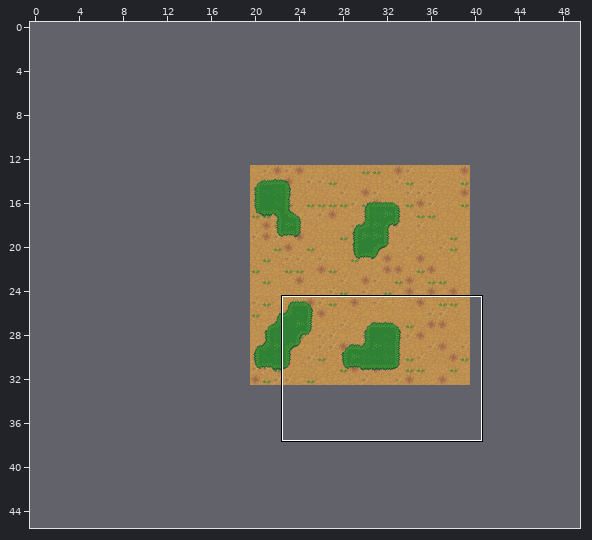
Tiled map -- town1.tmx. The first picture is a wide view before the edit; the outline marks the close-up.
Close-up. Before the edit:
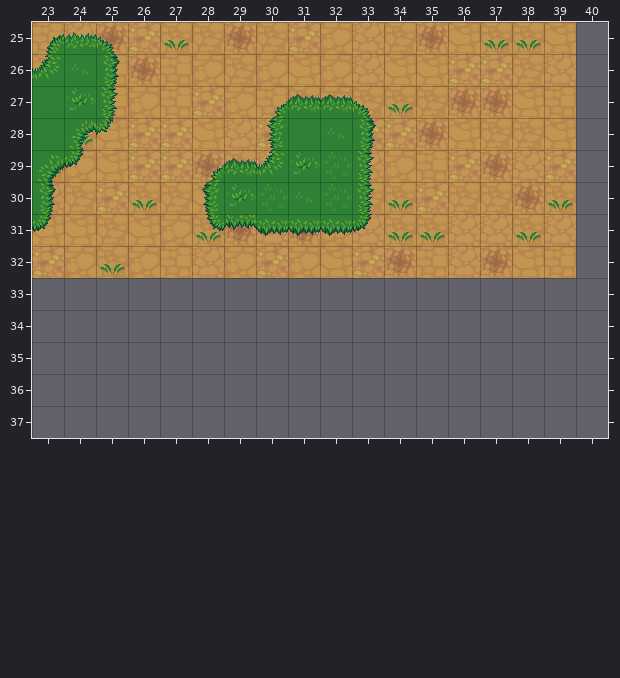
Cells are 32x32 px. Shown: x 23..40, y 25..37. The commit also changed other parts of the map, which this record leaves out. The old version is drawn lined up with the new one.
The result:
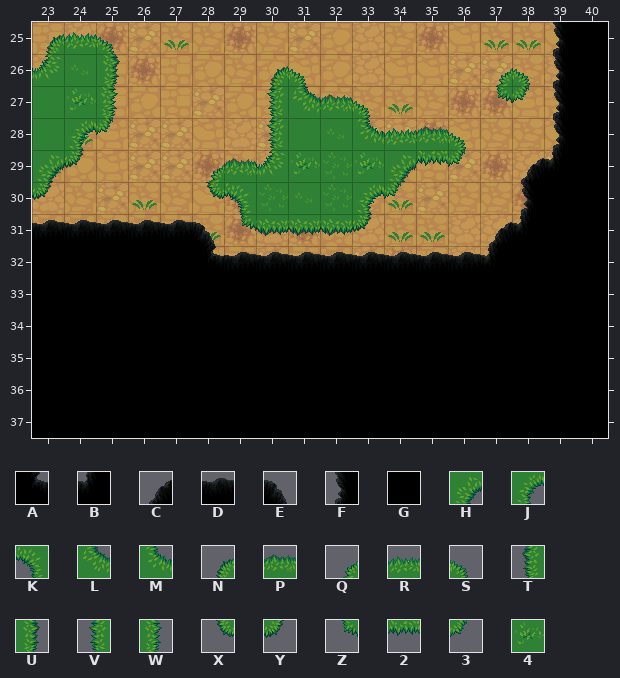
Key: from "Terrain": A 57, B 58, C 88, D 89, E 90, F 120, G 184, H 193, J 196, K 197, L 225, M 228, N 256, P 257, Q 259, R 260, S 261, T 288, U 290, V 291, W 293, X 320, Y 322, Z 323, 2 324, 3 325, 4 352.
_ is an empty cell.
Change:
map size 20x20 -> 50x46 cells (old content now starts at 20,13; both pictures use the new coordinates)
Layer "ground 2":
y 25: x 39..40 __ -> FG
y 26: x 30..31 __ -> NS; x 37..40 ____ -> QSFG
y 27: x 30..31 QP -> VL; x 37..40 ____ -> Z3FG
y 28: x 33..36 U___ -> MRPS; x 39..40 __ -> FG
y 29: x 33..36 W___ -> 4H23; x 38..40 ___ -> CBG
y 30: x 23 U -> Y; x 28..29 T4 -> XK; x 33..34 W_ -> J3; x 38..40 ___ -> FGG
y 31: x 23..29 Y____X2 -> DDDDDEZ; x 37..40 ____ -> CBGG
y 32: x 23..40 __________________ -> GGGGGADDDDDDDDBGGG
y 33..37: x 23..40 __________________ -> GGGGGGGGGGGGGGGGGG
